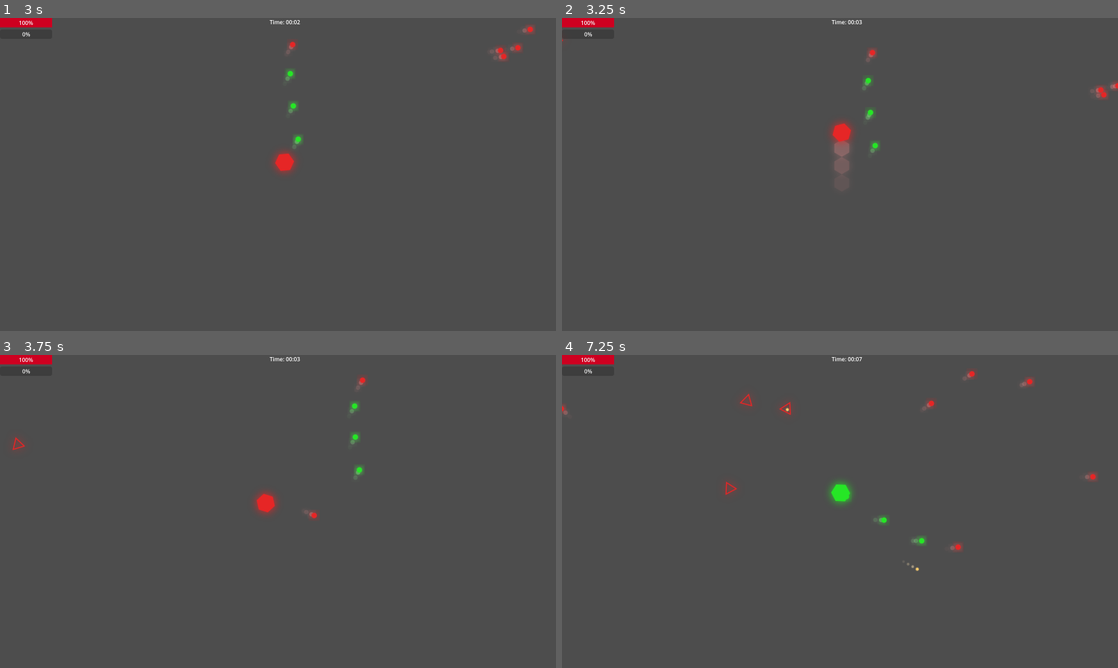
Above: before the commit, frames 1-4 (two rows, left to right).
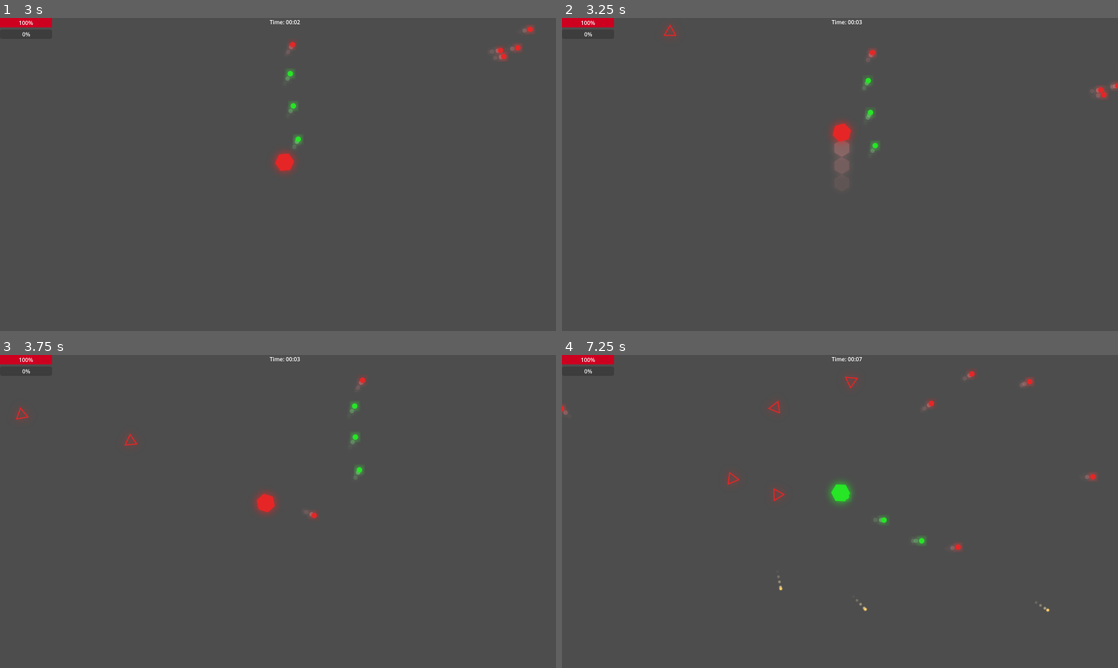
Above: after the commit, the same moments.

Repository: E3-Hub/major-jam-7
Game: Godot game, scene res://scenes/world/main.tscn
Two runs of this game, one before a commit and one after it. Both use one fixed random seed, a clock stepped at 60 frames per second and the inputs below.
Inputs (mouse positions are in pixels of both pictures, inside the frame that each line leads up to):
- Up to frame 1 (3 s): tap Enter at 0.5 s; move the mouse to (400, 158) at 0.52 s; press the mouse at (400, 158) at 0.53 s; hold D (move_right) 0.53-1.28 s; tap Space (dash) at 0.6, 1.55 s; move the mouse to (166, 190) at 1.27 s; release the mouse at (166, 190) at 1.28 s; hold S (move_down) 1.28-2.03 s; click (166, 190) at 1.35 s; move the mouse to (333, 105) at 2.02 s; press the mouse at (333, 105) at 2.03 s; hold D (move_right) 2.03-2.78 s; tap Q (cycle_color_next) at 2.1 s; move the mouse to (250, 237) at 2.77 s; release the mouse at (250, 237) at 2.78 s; hold W (move_up) from 2.78 s (still down); tap E (cycle_color_prev) at 2.85 s
- Up to frame 2 (3.25 s): keep holding W (move_up); tap Space (dash) at 3.05 s
- Up to frame 3 (3.75 s): move the mouse to (444, 558) at 3.52 s; release W (move_up) at 3.53 s; press the mouse at (444, 558) at 3.53 s; hold A (move_left) from 3.53 s (still down); tap Space (dash) at 3.6 s
- Up to frame 4 (7.25 s): move the mouse to (673, 464) at 4.27 s; release the mouse at (673, 464) at 4.28 s; click (673, 464) at 4.35 s; tap Space (dash) at 4.55, 5.1, 6.05 s; move the mouse to (867, 511) at 5.02 s; release A (move_left) at 5.03 s; press the mouse at (867, 511) at 5.03 s; hold S (move_down) 5.03-5.78 s; move the mouse to (756, 433) at 5.77 s; release the mouse at (756, 433) at 5.78 s; hold D (move_right) 5.78-6.53 s; click (756, 433) at 5.85 s; move the mouse to (962, 495) at 6.52 s; press the mouse at (962, 495) at 6.53 s; hold W (move_up) from 6.53 s (still down); tap Q (cycle_color_next) at 6.6 s

Frame 1 is identical in both runs. In frame 2, less than 0.1% of the frame differs, in the area x 0-21%, y 2-8%; in frame 3, 0.1%; in frame 4, 0.4%, in the area x 29-88%, y 6-82%.

Commit message:
final

Diff:
--- a/scenes/enemies/bosses/cannon_boss.tscn
+++ b/scenes/enemies/bosses/cannon_boss.tscn
@@ -32,6 +32,7 @@
 landing_knockback_force = 600.0
 shoot_range = 1000.0
 exp_value = 120
+is_boss = true
 
 [node name="WarningCircle" parent="LandingArea" index="0"]
 scale = Vector2(0.539062, 0.539062)
--- a/scenes/enemies/bosses/dashing_boss.tscn
+++ b/scenes/enemies/bosses/dashing_boss.tscn
@@ -35,6 +35,7 @@
 [node name="DashingBoss" instance=ExtResource("1_iqv2l")]
 dash_range = 800.0
 exp_value = 100
+is_boss = true
 
 [node name="CollisionShape2D" parent="." index="0"]
 rotation = 1.5708
--- a/scenes/enemies/bosses/shooting_boss.tscn
+++ b/scenes/enemies/bosses/shooting_boss.tscn
@@ -31,6 +31,7 @@
 [node name="ShootingBoss" instance=ExtResource("1_j4y3o")]
 script = ExtResource("1_4jiwq")
 exp_value = 80
+is_boss = true
 
 [node name="CollisionShape2D" parent="." index="0"]
 shape = SubResource("CircleShape2D_k02oh")
--- a/scenes/world/main.tscn
+++ b/scenes/world/main.tscn
@@ -45,13 +45,15 @@
 [node name="EffectLibrary" type="Node" parent="GameManager/CardSystem"]
 script = ExtResource("6_j0r68")
 
-[node name="EnemySpawner" type="Node2D" parent="."]
+[node name="EnemySpawner" type="Node2D" parent="." node_paths=PackedStringArray("card_system")]
 script = ExtResource("4_wbupf")
 enemy_scenes = Array[PackedScene]([ExtResource("5_7tdlr"), ExtResource("6_8xk2r"), ExtResource("7_cannon")])
-spawn_interval = 2.0
+spawn_interval = 1.5
+card_system = NodePath("../GameManager/CardSystem")
 
-[node name="BossSpawner" type="Node2D" parent="."]
+[node name="BossSpawner" type="Node2D" parent="." node_paths=PackedStringArray("card_system")]
 script = ExtResource("4_wbupf")
 enemy_scenes = Array[PackedScene]([ExtResource("9_j0vxu"), ExtResource("9_85j56"), ExtResource("10_qip8x")])
 spawn_interval = 20.0
 spawn_wave_interval = 20.0
+card_system = NodePath("../GameManager/CardSystem")
--- a/scripts/enemies/base_enemy.gd
+++ b/scripts/enemies/base_enemy.gd
@@ -3,6 +3,7 @@
 
 @export var speed: float = 100.0
 @export var exp_value: int = 10
+@export var is_boss: bool = false
 
 @onready var health_system: HealthSystem = $HealthSystem
 @onready var sprite: Sprite2D = $Sprite2D
--- a/scripts/player/player.gd
+++ b/scripts/player/player.gd
@@ -3,7 +3,7 @@
 
 var dash_speed_speed_ratio: float = 5.0
 @export var speed: float = 300.0
-@export var dash_speed: float = speed*dash_speed_speed_ratio
+@export var dash_speed: float = speed * dash_speed_speed_ratio
 @export var dash_duration: float = 0.1
 @export var dash_cooldown: float = 1.0
 @export var dash_direction = Vector2.ZERO
@@ -18,7 +18,6 @@
 @onready var sprite: Sprite2D = $Sprite2D
 @onready var knockback_system: KnockbackSystem = $KnockbackSystem
 @onready var ghost_trail_effect: GhostTrailEffect = $GhostTrailEffect
-var bullet: PlayerBullet
 
 var _dash_timer: float = 0.0
 var _dash_cooldown_timer: float = 0.0
@@ -111,12 +110,30 @@
 
 func shoot():
 	var mouse_pos = get_global_mouse_position()
-	var direction = (mouse_pos - global_position).normalized()
-
-	bullet = bullet_scene.instantiate()
-	get_tree().current_scene.add_child(bullet)
-
-	bullet.setup(global_position, direction, current_color)
+	var base_direction = (mouse_pos - global_position).normalized()
+
+	var bullet_count = GameModifiers.player_multishot
+
+	for i in bullet_count:
+		var bullet: PlayerBullet = bullet_scene.instantiate()
+		get_tree().current_scene.add_child(bullet)
+
+		var bullet_direction: Vector2
+
+		if bullet_count == 1:
+			# Single bullet: just apply base shooting angle modifier
+			bullet_direction = base_direction.rotated(deg_to_rad(GameModifiers.shooting_angle))
+		else:
+			# Multiple bullets: calculate spread
+			var total_spread = deg_to_rad(GameModifiers.multishot_shooting_angle)
+			var angle_step = total_spread / max(1, bullet_count - 1)
+			var start_angle = - total_spread / 2
+			var angle_offset = start_angle + (angle_step * i) + deg_to_rad(GameModifiers.shooting_angle)
+			bullet_direction = base_direction.rotated(angle_offset)
+
+		bullet.setup(global_position, bullet_direction, current_color)
+		bullet.damage += GameModifiers.player_damage_additional
+
 
 	can_shoot = false
 	shoot_timer.start()
--- a/scripts/player/player_bullet.gd
+++ b/scripts/player/player_bullet.gd
@@ -10,11 +10,13 @@
 var direction: Vector2
 var velocity: Vector2
 var bullet_color: int
+var piercing_through: int
 
 func _ready():
 	collision_layer = 4 # Player bullets layer
 	collision_mask = 2 # Enemy layer
 
+	piercing_through = GameModifiers.player_piercing_through
 	damage = int(damage * GameModifiers.player_damage_modifier)
 	speed *= GameModifiers.bullet_speed_modifier
 	if GameModifiers.bullet_chaos_mode:
@@ -48,7 +50,10 @@
 		if bullet_color == body.enemy_color:
 			final_damage = int(damage * GameModifiers.match_color_damage_modifier)
 		body.take_damage(final_damage)
-	queue_free()
+
+		piercing_through -= 1
+		if piercing_through <= 0:
+			queue_free()
 
 func _on_lifetime_expired():
 	queue_free()
--- a/scripts/systems/enemy_spawner.gd
+++ b/scripts/systems/enemy_spawner.gd
@@ -6,6 +6,7 @@
 @export var spawn_wave_interval: float = 15.0
 @export var spawn_outside_margin: float = 100.0
 @export var spawn_inside_margin: float = 100.0
+@export var card_system: CardSystem
 
 var spawn_timer: Timer
 var spawn_wave_timer: Timer
@@ -68,6 +69,8 @@
 
 	enemy.setup(current_spawn_color)
 
+	spawn_timer.wait_time = spawn_interval / GameModifiers.enemy_spawn_rate_modifier
+
 func get_spawn_position() -> Vector2:
 	# Get screen size
 	var viewport = get_viewport()
@@ -114,5 +117,5 @@
 	print("Enemy spawner: Player reached level ", new_level, ". Increasing difficulty!")
 
 func _on_enemy_died(enemy: BaseEnemy):
-	# Handle enemy death if needed
-	pass
+	if enemy.is_boss:
+		card_system.random_drop_boss_card()
--- a/scripts/systems/experience_system.gd
+++ b/scripts/systems/experience_system.gd
@@ -7,7 +7,7 @@
 var current_level: int = 1
 var current_experience: int = 0
 var gain_experience: int = 0
-var experience_to_next_level: int = 100
+var experience_to_next_level: int = 200
 
 func _ready():
 	experience_gained.emit(current_experience, experience_to_next_level)
--- a/scripts/systems/game_manager.gd
+++ b/scripts/systems/game_manager.gd
@@ -41,5 +41,6 @@
 	ui_manager.update_level(new_level)
 
 func restart_game():
+	GameModifiers.reset_all_modifiers()
 	get_tree().paused = false
 	get_tree().reload_current_scene()
--- a/scripts/systems/game_modifiers.gd
+++ b/scripts/systems/game_modifiers.gd
@@ -16,6 +16,11 @@
 # Combat modifiers
 var player_fire_rate_modifier: float = 1.0
 var enemy_fire_rate_modifier: float = 1.0
+var player_multishot: int = 1
+var player_piercing_through: int = 1
+var multishot_shooting_angle: float = 30.0
+var shooting_angle: float = 0.0
+var player_damage_additional: int = 0
 
 # Spawn modifiers
 var enemy_spawn_rate_modifier: float = 1.0
@@ -38,7 +43,6 @@
 var patch_power_modifier: float = 1.0
 
 var enemy_size_modifier: float = 1.0
-
 var enemy_type_level: int = 1
 
 # Reset all modifiers to default
@@ -55,9 +59,15 @@
 	enemy_spawn_distance_modifier = 1.0
 	experience_modifier = 1.0
 	enemy_health_modifier = 1.0
-	player_health_modifier =1.0
+	player_health_modifier = 1.0
 	looting_modifier = 1.0
 	bullet_chaos_mode = false
 	patch_power_modifier = 1.0
 	enemy_size_modifier = 1.0
 	enemy_type_level = 1
+	multishot_shooting_angle = 0.0
+	player_multishot = 1
+	player_piercing_through = 1
+	multishot_shooting_angle = 30.0
+	shooting_angle = 0.0
+	player_damage_additional = 0
--- a/scripts/systems/patch_system/patch_system.gd
+++ b/scripts/systems/patch_system/patch_system.gd
@@ -139,3 +139,5 @@
 			GameModifiers.enemy_size_modifier += patch.value
 		"enemy_type_level":
 			GameModifiers.enemy_type_level += 1
+		"shooting_angle":
+			GameModifiers.shooting_angle += patch.value
--- a/scripts/systems/patch_system/patch_type.gd
+++ b/scripts/systems/patch_system/patch_type.gd
@@ -200,4 +200,12 @@
 		-0.2,
 		-0.1
 	),
+	PatchType.new(
+		"shooting_angle",
+		["Reworked aiming system"],
+		["I don't know if it work or not ???"],
+		"shooting_angle",
+		- PI / 2,
+		PI / 2
+	),
 ]
--- a/scripts/systems/skill_card_system/card_library.gd
+++ b/scripts/systems/skill_card_system/card_library.gd
@@ -4,22 +4,22 @@
 # static var rarity_type = ["Mythic", "Legendary", "Epic", "Rare", "Uncommon", "Common"]
 static var all_rarity_combination: Array[RarityCombination] = [
 	RarityCombination.new(
-		get_rarity_from_equation(1),"Mythic",["increase","increase"]
-	),
-	RarityCombination.new(
-		get_rarity_from_equation(2),"Legendary",["increase","increase"]
-	),
-	RarityCombination.new(
-		get_rarity_from_equation(3),"Epic",["increase","increase"]
-	),
-	RarityCombination.new(
-		get_rarity_from_equation(4),"Rare",["increase","decrease"]
-	),
-	RarityCombination.new(
-		get_rarity_from_equation(5),"Uncommon",["increase","decrease"]
-	),
-	RarityCombination.new(
-		get_rarity_from_equation(6),"Common",["increase","decrease"]
+		get_rarity_from_equation(1), "Mythic", ["increase", "increase"]
+	),
+	RarityCombination.new(
+		get_rarity_from_equation(2), "Legendary", ["increase", "increase"]
+	),
+	RarityCombination.new(
+		get_rarity_from_equation(3), "Epic", ["increase", "increase"]
+	),
+	RarityCombination.new(
+		get_rarity_from_equation(4), "Rare", ["increase", "decrease"]
+	),
+	RarityCombination.new(
+		get_rarity_from_equation(5), "Uncommon", ["increase", "decrease"]
+	),
+	RarityCombination.new(
+		get_rarity_from_equation(6), "Common", ["increase", "decrease"]
 	),
 ]
 
@@ -30,54 +30,54 @@
 		total += r.rarity
 	return total
 static var total_weight_rarity = get_total_weight_rarity()
-static var looting_to_rarity_factor: float = get_rarity_from_equation(6)/3
-static var invert_rarity_line: float = total_weight_rarity/rarity_size   # at midle rarity (between rare and epic)
+static var looting_to_rarity_factor: float = get_rarity_from_equation(6) / 3
+static var invert_rarity_line: float = total_weight_rarity / rarity_size # at midle rarity (between rare and epic)
 static func get_rarity_from_equation(index: int) -> float:
-	var max_drop_rate_percent = 60  # if rarity_drop_rate = 1
-	var invert_rarity_differential_slope = 0.5  # (1 is slope 0)
-	var rarity_drop_rate = 1.00     # 1.01 1.02
-	var weight: float = max_drop_rate_percent * pow(invert_rarity_differential_slope, (-index*rarity_drop_rate + rarity_size))
-	return(weight)
-
-static var values_type = ["amount","percent"]
-static var values_increase_boundary_ratio_factor = {"Mythic":6,"Legendary":5,"Epic":4,"Rare":3,"Uncommon":2,"Common":1}
-static var values_decrease_boundary_ratio_factor = {"Rare":1,"Uncommon":2,"Common":3}
-static var card_values_range ={
-	"movement_speed":{
+	var max_drop_rate_percent = 60 # if rarity_drop_rate = 1
+	var invert_rarity_differential_slope = 0.5 # (1 is slope 0)
+	var rarity_drop_rate = 1.00 # 1.01 1.02
+	var weight: float = max_drop_rate_percent * pow(invert_rarity_differential_slope, (-index * rarity_drop_rate + rarity_size))
+	return (weight)
+
+static var values_type = ["amount", "percent"]
+static var values_increase_boundary_ratio_factor = {"Mythic": 6, "Legendary": 5, "Epic": 4, "Rare": 3, "Uncommon": 2, "Common": 1}
+static var values_decrease_boundary_ratio_factor = {"Rare": 1, "Uncommon": 1, "Common": 2}
+static var card_values_range = {
+	"movement_speed": {
 		"amount_range": [5, 30],
 		"percent_range": [1, 10],
 	},
-	"damage":{
-		"amount_range": [5, 47],
-		"percent_range": [5, 470],
-	},
-	"looting":{
-		"amount_range": [1, 13],
+	"damage": {
+		"amount_range": [1, 10],
+		"percent_range": [5, 50],
+	},
+	"looting": {
+		"amount_range": [1, 5],
 		"percent_range": [1, 30],
 	},
-	"health":{
-		"amount_range": [5,90],
-		"percent_range": [5, 90],
-	},
-	"max_health":{
-		"amount_range": [5,50],
-		"percent_range": [5, 50],
-	},
-	"EXP_gain":{
-		"amount_range": [1,10],
+	"health": {
+		"amount_range": [5, 20],
+		"percent_range": [5, 20],
+	},
+	"max_health": {
+		"amount_range": [5, 20],
+		"percent_range": [5, 20],
+	},
+	"EXP_gain": {
+		"amount_range": [1, 10],
 		"percent_range": [5, 100],
 	},
-	"fire_rate_rpm":{
-		"amount_range": [100, 1000],
-		"percent_range": [30, 300],
+	"fire_rate_rpm": {
+		"amount_range": [300, 500],
+		"percent_range": [10, 50],
 	},
 }
 
 static var boss_cards: Array[Card] = [
 		Card.new(
-			2.0/21,
-			"Boss",
-			" looting +(1) \n health +(5)",
+			1,
+			"",
+			" looting +1 \n health +5",
 			"The god of greed takes pity on you.",
 			{
 				"increase_looting": 1,
@@ -85,28 +85,48 @@
 			}
 		),
 		Card.new(
-			6.0/21,
-			"Boss",
-			" looting +(1) \n health +(5)",
-			"The god of greed takes pity on you.",
-			{
-				"increase_looting": 1,
-				"increase_health": 5,
-			}
-		),
-		Card.new(
-			5.0/21,
-			"Boss",
-			" looting +(4) \n health +(5)",
-			"The god of greed shows mercy upon you.",
-			{
-				"increase_looting": 4,
+			0.5,
+			"",
+			" multishot +1 \n health +5",
+			"The god of greed takes pity on you.",
+			{
+				"increase_multishot": 1,
+				"increase_health": 5,
+			}
+		),
+		Card.new(
+			0.5,
+			"",
+			" piercing_through +1 \n health +5",
+			"The god of greed takes pity on you.",
+			{
+				"increase_piercing_through": 1,
+				"increase_health": 5,
+			}
+		),
+		Card.new(
+			1,
+			"",
+			" damage +5 \n health +5",
+			"The god of greed takes pity on you.",
+			{
+				"increase_damage": 5,
+				"increase_health": 5,
+			}
+		),
+		Card.new(
+			1,
+			"",
+			" damage +20% \n health +5",
+			"The god of greed takes pity on you.",
+			{
+				"increase_damage_percent": 20,
 				"increase_health": 5,
 			}
 		),
 ]
 
-static var descriptions: Dictionary[String, Array]= {
+static var descriptions: Dictionary[String, Array] = {
 	"increase_movement_speed": [
 		"You feel wind at your back.",
 		"Your feet barely touch the ground.",
@@ -190,5 +210,11 @@
 		"You hesitate before every attack.",
 		"Each movement is labored.",
 		"You feel jammed up inside."
-	]
+	],
+	"increase_multishot": [
+		"You feel like you can shoot multiple times at once.",
+	],
+	"increase_piercing_through": [
+		"Your shots can pierce through enemies.",
+	],
 }
--- a/scripts/systems/skill_card_system/card_system.gd
+++ b/scripts/systems/skill_card_system/card_system.gd
@@ -15,7 +15,6 @@
 	game_manager = get_tree().get_first_node_in_group("game_manager")
 	player = get_tree().get_first_node_in_group("player")
 	player.experience_system.level_up.connect(generate_random_card_choices)
-	# boss.enemy_died.connect(random_drop_boss_card)
 
 
 func generate_random_card_choices(new_level: int):
@@ -28,14 +27,11 @@
 
 
 func random_drop_boss_card():
-	var random_chance = randf()
-	var percent_drop_boss = 5.0
-	if random_chance <= percent_drop_boss/100:
-		current_choices.clear()
-		var all_boss_cards: Array[Card] = CardLibrary.boss_cards
-		current_choices = pick_n_random_boss_cards(all_boss_cards, boss_card_number)
-		print("boss card system trigger", current_choices)
-		game_manager.ui_manager.show_card_choices(current_choices, _on_card_selected)
+	current_choices.clear()
+	var all_boss_cards: Array[Card] = CardLibrary.boss_cards
+	current_choices = pick_n_random_boss_cards(all_boss_cards, boss_card_number)
+	print("boss card system trigger", current_choices)
+	game_manager.ui_manager.show_card_choices(current_choices, _on_card_selected)
 
 
 func _on_card_selected(card: Card):
@@ -44,7 +40,7 @@
 	for effect_name in card.effects:
 		print(effect_name)
 		var value = card.effects[effect_name]
-		var bonus_value = randi() % 3
+		var bonus_value = 0
 		var show_effect_name = effect_name
 		var show_unit = ""
 		if "_percent" in effect_name:
@@ -131,6 +127,8 @@
 					var max_val: float
 					var min_val: float
 					var step: float = (values_range[1] - values_range[0]) / all_rarity_combination.size()
+					if random_stats == "multishot" or random_stats == "piercing_through":
+						increase_or_decrease = "increase"
 					if increase_or_decrease == "increase":
 						show_symbol = "+"
 						max_val = values_range[0] + step * CardLibrary.values_increase_boundary_ratio_factor[selected_rarity_type]
@@ -140,7 +138,7 @@
 						max_val = values_range[0] + step * CardLibrary.values_decrease_boundary_ratio_factor[selected_rarity_type]
 						min_val = max_val - step
 					value = randi() % int(floor(max_val) - ceil(min_val) + 1) + int(ceil(min_val))
-					selected_card_title += "%s %s(%s)%s\n" % [random_stats, show_symbol, value, show_unit]
+					selected_card_title += "%s %s%s%s\n" % [random_stats, show_symbol, value, show_unit]
 					var descriptions_list: Array = CardLibrary.descriptions[increase_or_decrease + "_" + random_stats]
 					random_descriptions.append(descriptions_list[randi() % descriptions_list.size()])
 					selected_effects[increase_or_decrease + "_" + show_stats_type] = value
--- a/scripts/systems/skill_card_system/effect_library.gd
+++ b/scripts/systems/skill_card_system/effect_library.gd
@@ -15,49 +15,47 @@
 			player.speed += value
 			player.dash_speed += value * player.dash_speed_speed_ratio
 		"increase_movement_speed_percent":
-			GameModifiers.player_speed_modifier += value/100.0
+			GameModifiers.player_speed_modifier += value / 100.0
 
 
 		"increase_damage":
-			player.bullet.damage += value
+			GameModifiers.player_damage_additional += value
 		"increase_damage_percent":
-			GameModifiers.player_damage_modifier += value/100.0
+			GameModifiers.player_damage_modifier += value / 100.0
 
 
 		"increase_looting":
 			player.looting += value
 		"increase_looting_percent":
-			GameModifiers.looting_modifier += value/100.0
+			GameModifiers.looting_modifier += value / 100.0
 
 
 		"increase_health":
 			player.health_system.heal(value)
 		"increase_health_percent":
-			var heal_value = player.health_system.current_health * (value/100.0)
+			var heal_value = player.health_system.current_health * (value / 100.0)
 			player.health_system.heal(heal_value)
 
 		"increase_max_health":
 			player.health_system.max_health += value
 		"increase_max_health_percent":
-			GameModifiers.player_health_modifier += value/100.0
+			GameModifiers.player_health_modifier += value / 100.0
 
 
 		"increase_EXP_gain":
 			player.experience_system.gain_experience += value
 		"increase_EXP_gain_percent":
-			GameModifiers.experience_modifier += value/100.0
+			GameModifiers.experience_modifier += value / 100.0
 
 
 		"increase_fire_rate_rpm":
-			var round_per_sec = ( 1/player.base_shoot_cooldown - 60/float(value))
+			var round_per_sec = (1 / player.base_shoot_cooldown + 60 / float(value))
 			# round_per_sec = 0.4 -> sec_per_round = 2.5 s
-			var upper_limit_round_per_sec = 30.0
-			round_per_sec = upper_limit_round_per_sec if round_per_sec > upper_limit_round_per_sec else round_per_sec
 			# update base_shoot_cooldown
-			player.base_shoot_cooldown = (1 / round_per_sec )
+			player.base_shoot_cooldown = (1 / round_per_sec)
 			player.shoot_timer.wait_time = player.base_shoot_cooldown / GameModifiers.player_fire_rate_modifier
 		"increase_fire_rate_rpm_percent":
-			GameModifiers.player_fire_rate_modifier += value/100.0
+			GameModifiers.player_fire_rate_modifier += value / 100.0
 			player.shoot_timer.wait_time = player.base_shoot_cooldown / GameModifiers.player_fire_rate_modifier
 
 
@@ -66,51 +64,55 @@
 			player.speed -= value
 			player.dash_speed -= value * player.dash_speed_speed_ratio
 		"decrease_movement_speed_percent":
-			GameModifiers.player_speed_modifier -= value/100.0
+			GameModifiers.player_speed_modifier -= value / 100.0
 
 
 		"decrease_damage":
 			player.bullet.damage -= value
 		"decrease_damage_percent":
-			GameModifiers.player_damage_modifier -= value/100.0
+			GameModifiers.player_damage_modifier -= value / 100.0
 
 
 		"decrease_looting":
 			player.looting -= value
 		"decrease_looting_percent":
-			GameModifiers.looting_modifier -= value/100.0
+			GameModifiers.looting_modifier -= value / 100.0
 
 
 		"decrease_health":
-			player.health_system.heal(value)
+			player.health_system.take_damage(value)
 		"decrease_health_percent":
-			var heal_value = player.health_system.current_health * (value/100.0)
-			player.health_system.heal(heal_value)
+			var heal_value = player.health_system.current_health * (value / 100.0)
+			player.health_system.take_damage(heal_value)
 
 		"decrease_max_health":
 			player.health_system.max_health -= value
 		"decrease_max_health_percent":
-			GameModifiers.player_health_modifier -= value/100.0
+			GameModifiers.player_health_modifier -= value / 100.0
 
 
 		"decrease_EXP_gain":
-
 			player.experience_system.gain_experience -= value
 		"decrease_EXP_gain_percent":
-			GameModifiers.experience_modifier -= value/100.0
+			GameModifiers.experience_modifier -= value / 100.0
 
 
 		"decrease_fire_rate_rpm":
-			var round_per_sec = ( 1/player.base_shoot_cooldown - 60/float(value))
+			var round_per_sec = (1 / player.base_shoot_cooldown - 60 / float(value))
 			# round_per_sec = 0.4 -> sec_per_round = 2.5 s
 			var lower_limit_round_per_sec = 0.4
 			round_per_sec = lower_limit_round_per_sec if round_per_sec < lower_limit_round_per_sec else round_per_sec
 			# update base_shoot_cooldown
-			player.base_shoot_cooldown = (1 / round_per_sec )
+			player.base_shoot_cooldown = (1 / round_per_sec)
 			player.shoot_timer.wait_time = player.base_shoot_cooldown / GameModifiers.player_fire_rate_modifier
 		"decrease_fire_rate_rpm_percent":
-			GameModifiers.player_fire_rate_modifier -= value/100.0
+			GameModifiers.player_fire_rate_modifier -= value / 100.0
 			player.shoot_timer.wait_time = player.base_shoot_cooldown / GameModifiers.player_fire_rate_modifier
+
+		"increase_multishot":
+			GameModifiers.player_multishot += value
+		"increase_piercing_through":
+			GameModifiers.player_piercing_through += value
 
 		# handle error
 		_:
--- a/scripts/ui/ui_manager.gd
+++ b/scripts/ui/ui_manager.gd
@@ -85,7 +85,7 @@
 
 	for card in cards:
 		var btn: Button = Button.new()
-		btn.text = "%s%s[%.2f]" % [card.title, card.rarity_type, card.rarity]
+		btn.text = "%s%s" % [card.title, card.rarity_type]
 
 		btn.connect("pressed", func():
 			card_container.hide()
Not shown, added: export_presets.cfg
Not shown: 1 places in scenes/player/player.tscn that only renumber resources
Not shown: 1 places in scenes/player/player_bullet.tscn that only renumber resources
Not shown: 1 places in scenes/world/main.tscn that only renumber resources
